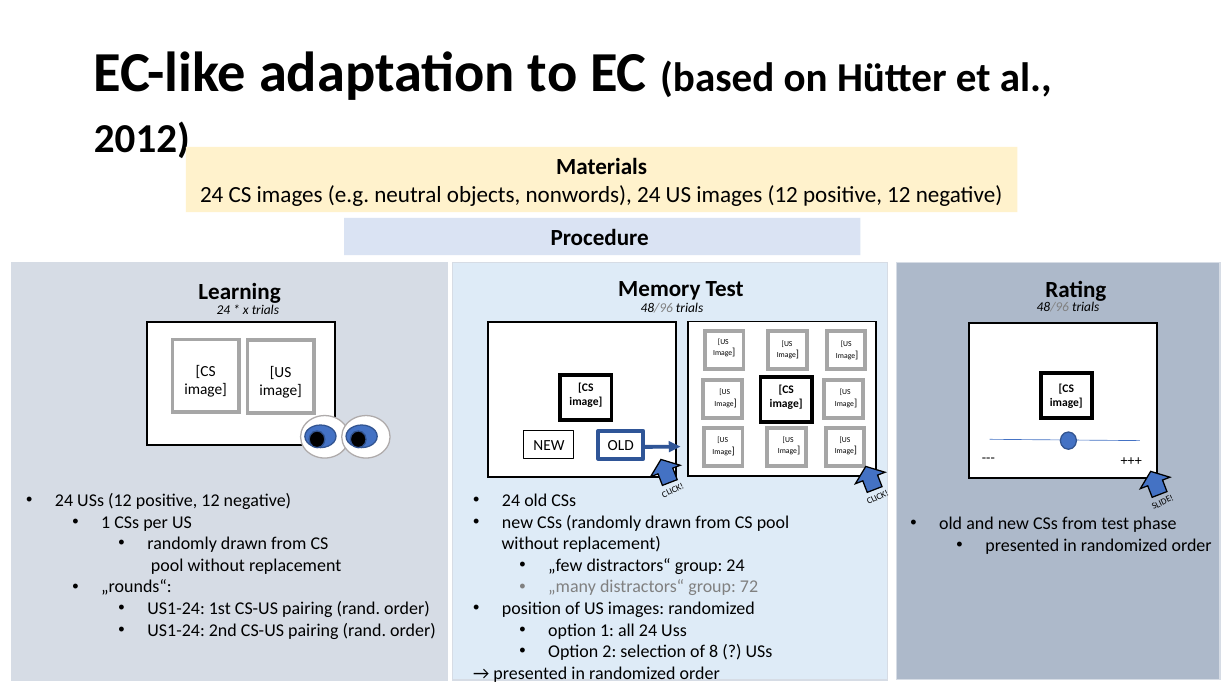
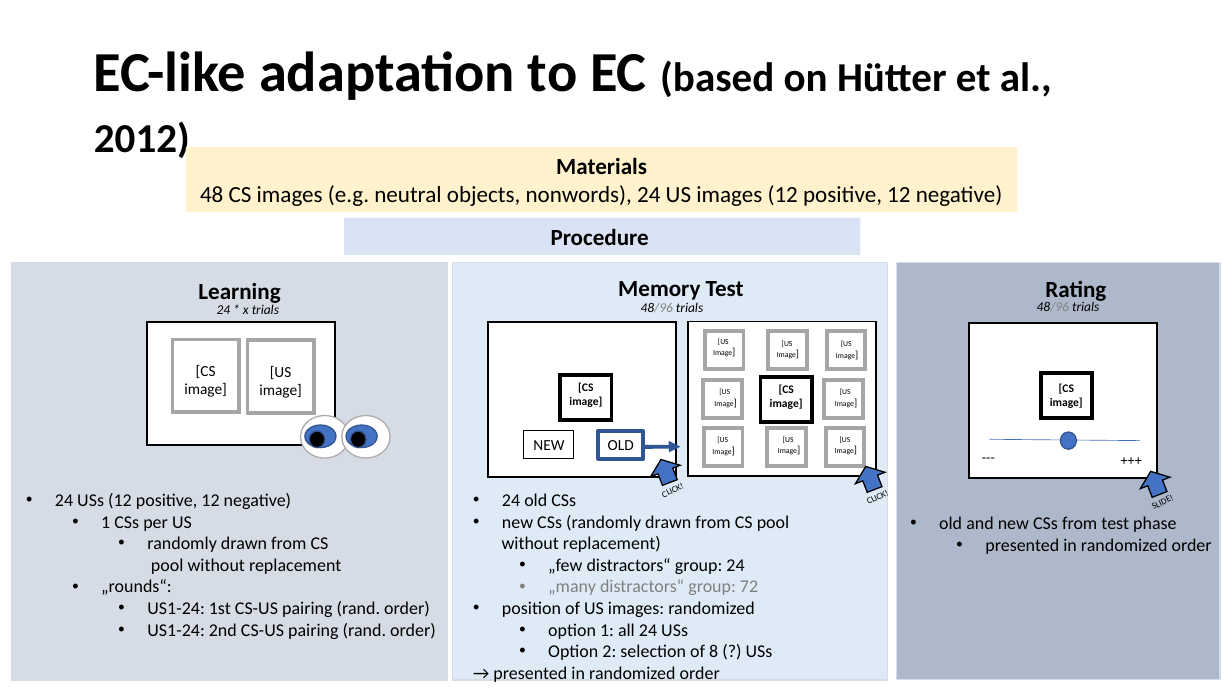
Before and after one commit to kbading/Fuzzy-EC, a slide deck: slide 4 of study_plan_who_said_what_x_EC.pptx. Drawn at 1232x693 pixels with LibreOffice and Linux fonts; fonts in the diff are those of the drawing. Boxes give left, top, right and bottom in pixels: in the first picture for what was removed or moved away, otherwise in the second. Text is boxed around its words. In the diff, an @@ line names an element or a change of style, - is before the commit and + after.

Commit message:
error corrections

```diff
--- a/study_plan_who_said_what_x_EC.pptx
+++ b/study_plan_who_said_what_x_EC.pptx
@@ text in rectangle at (200, 185, 1002, 206): text changed @@
-24 CS images (e.g. neutral objects, nonwords), 24 US images (12 positive, 12 negative)
+48 CS images (e.g. neutral objects, nonwords), 24 US images (12 positive, 12 negative)
@@ text at (548, 623, 688, 639): text changed @@
-  • option 1: all 24 Uss
+  • option 1: all 24 USs
```
